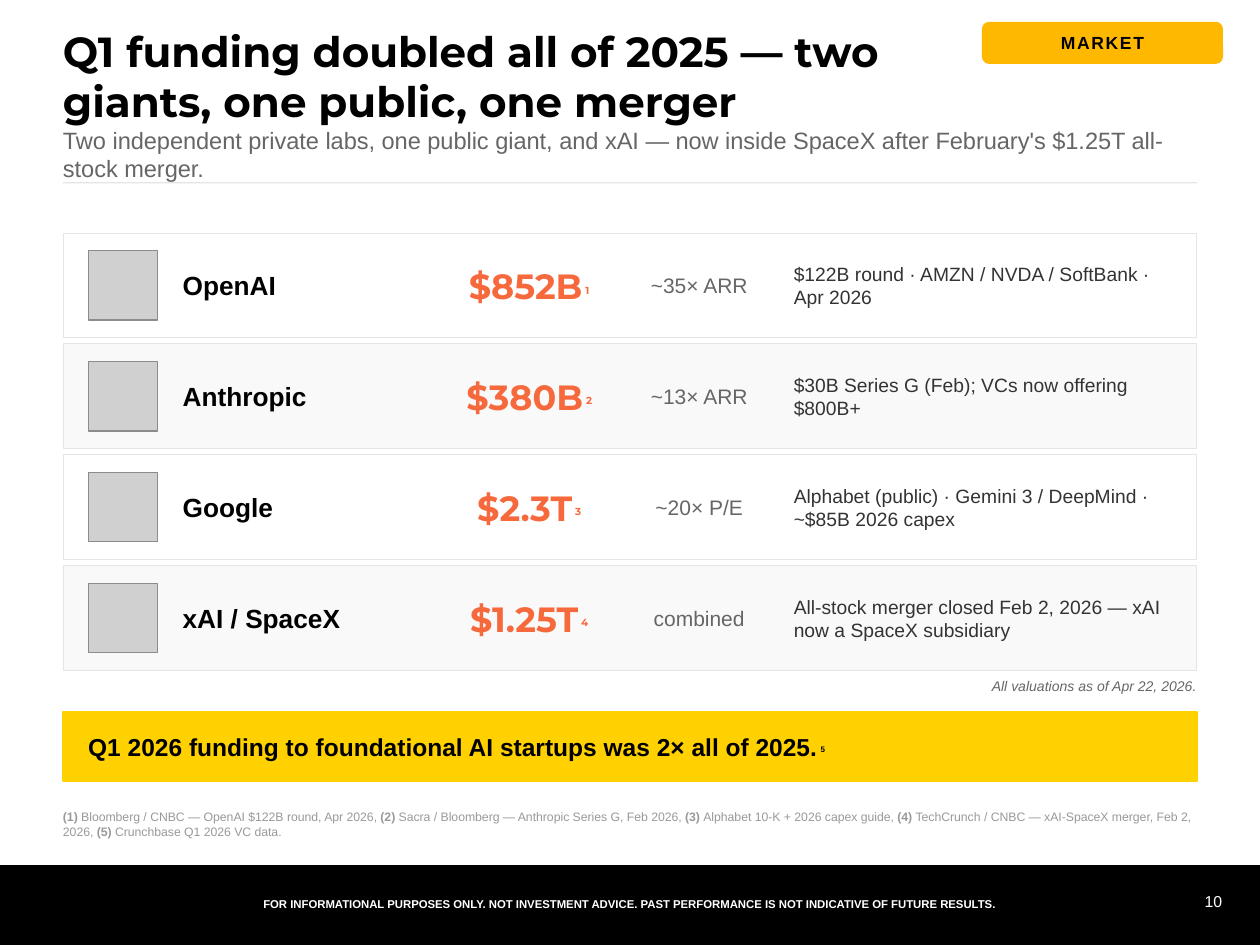
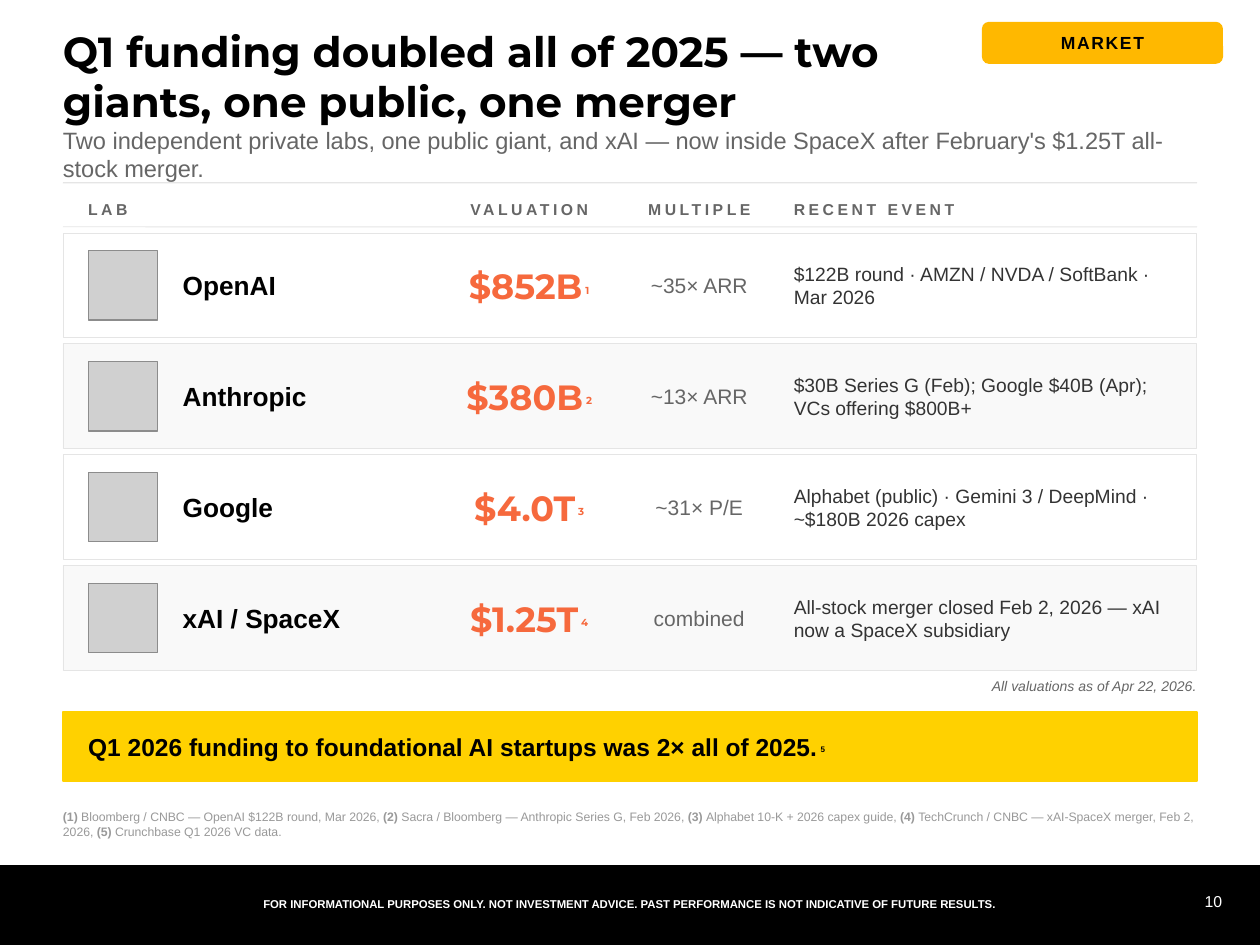
Before and after one commit to samuelcmcclellan-cell/ai-markets-deck, a slide deck: slide 10 of ai-markets-deck.pptx. Drawn at 1260x945 pixels with LibreOffice and Linux fonts; fonts in the diff are those of the drawing; grey boxes stand for pictures. Boxes give left, top, right and bottom in pixels: in the first picture for what was removed or moved away, otherwise in the second. Text is boxed around its words. In the diff, an @@ line names an element or a change of style, - is before the commit and + after.

```diff
--- a/ai-markets-deck.pptx
+++ b/ai-markets-deck.pptx
@@ text added at [88, 204, 127, 215], 9 pt, text #666666, bold @@
+LAB
@@ text added at [441, 195, 617, 223], 9 pt, text #666666, bold @@
+VALUATION
@@ text added at [617, 195, 781, 223], 9 pt, text #666666, bold @@
+MULTIPLE
@@ text added at [794, 204, 955, 215], 9 pt, text #666666, bold @@
+RECENT EVENT
@@ line added from (63, 227) to (1197, 227), #E5E5E5 0.5 pt @@
@@ text at [794, 267, 1137, 304]: text changed @@
-$122B round · AMZN / NVDA / SoftBank · Apr 2026
+$122B round · AMZN / NVDA / SoftBank · Mar 2026
@@ text at [794, 378, 1147, 419]: text changed @@
-$30B Series G (Feb); VCs now offering $800B+
+$30B Series G (Feb); Google $40B (Apr); VCs offering $800B+
@@ text at [474, 492, 584, 525]: text changed @@
-$2.3T 3
+$4.0T 3
@@ text at [655, 500, 743, 515]: text changed @@
-~20× P/E
+~31× P/E
@@ text at [794, 489, 1137, 530]: text changed @@
-Alphabet (public) · Gemini 3 / DeepMind · ~$85B 2026 capex
+Alphabet (public) · Gemini 3 / DeepMind · ~$180B 2026 capex
@@ text at [63, 812, 1194, 838]: text changed @@
-(1) Bloomberg / CNBC — OpenAI $122B round, Apr 2026, (2) Sacra / Bloomberg — Anthropic Series G, Feb 2026, (3) Alphabet 10-K + 2026 capex guide, (4) TechCrunch / CNBC — xAI-SpaceX merger, Feb 2, 2026, (5) Crunchbase Q1 2026 VC data.
+(1) Bloomberg / CNBC — OpenAI $122B round, Mar 2026, (2) Sacra / Bloomberg — Anthropic Series G, Feb 2026, (3) Alphabet 10-K + 2026 capex guide, (4) TechCrunch / CNBC — xAI-SpaceX merger, Feb 2, 2026, (5) Crunchbase Q1 2026 VC data.
```
Also in this commit, not shown: 1 other slide changed, 3 other files.
